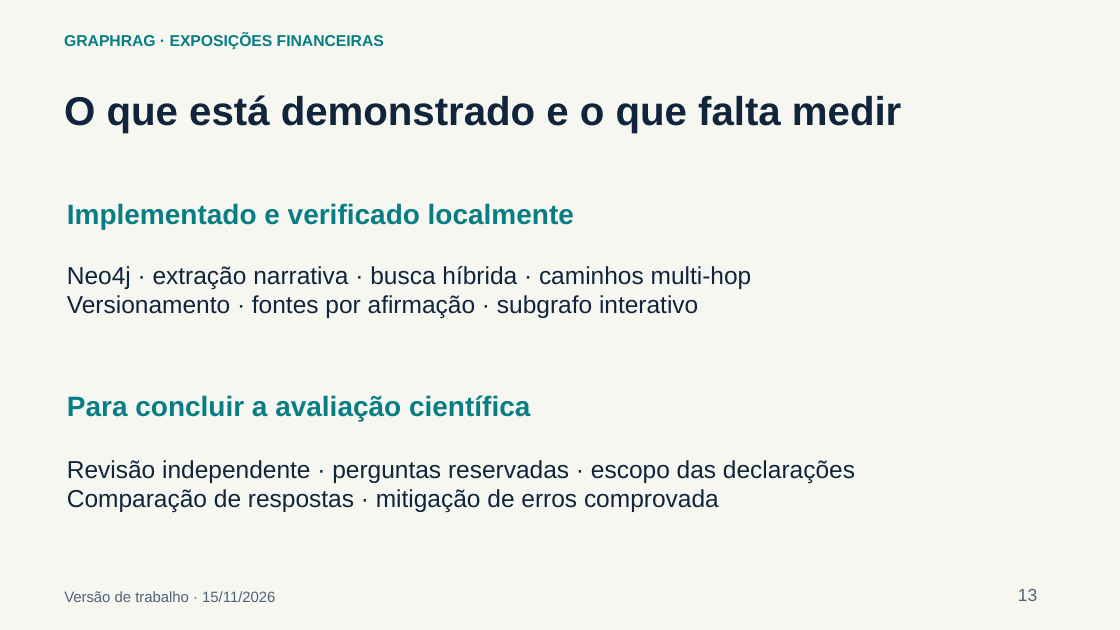
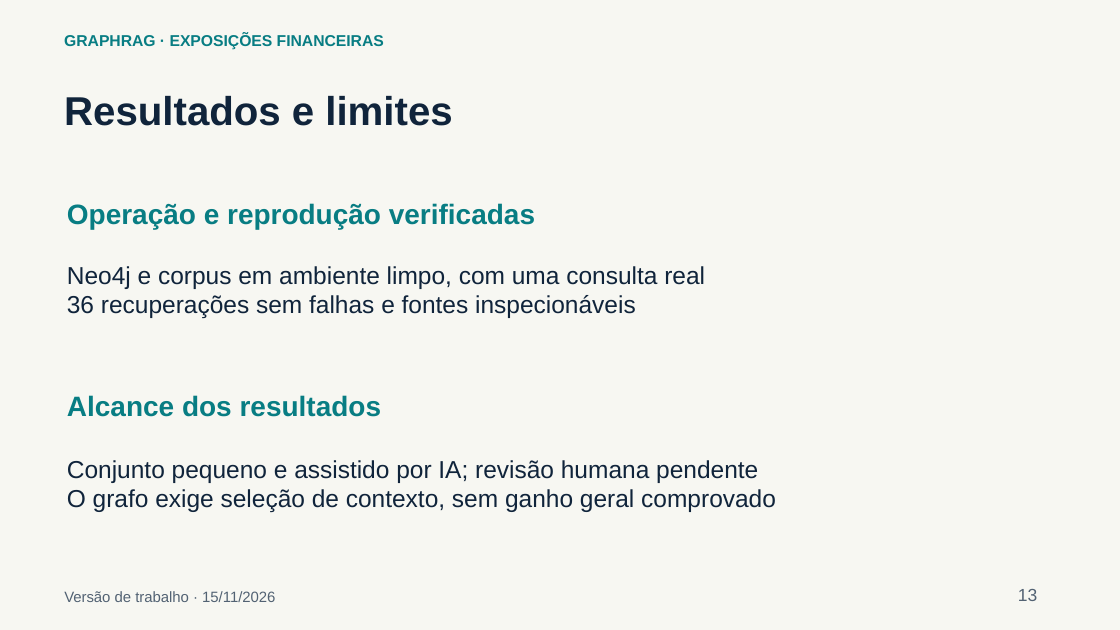
Before and after one commit to victort01/graphrag-riscos-financeiros, a slide deck: slide 13 of docs/apresentacao/apresentacao-revisao.pptx. Drawn at 1120x630 pixels with LibreOffice and Linux fonts; fonts in the diff are those of the drawing. Boxes give left, top, right and bottom in pixels: in the first picture for what was removed or moved away, otherwise in the second. Text is boxed around its words. In the diff, an @@ line names an element or a change of style, - is before the commit and + after.

```diff
--- a/docs/apresentacao/apresentacao-revisao.pptx
+++ b/docs/apresentacao/apresentacao-revisao.pptx
@@ text at (64, 96, 452, 126): text changed @@
-O que está demonstrado e o que falta medir
+Resultados e limites
@@ text at (67, 203, 535, 229): text changed @@
-Implementado e verificado localmente
+Operação e reprodução verificadas
@@ text at (67, 266, 705, 318): text changed @@
-Neo4j · extração narrativa · busca híbrida · caminhos multi-hop
-Versionamento · fontes por afirmação · subgrafo interativo
+Neo4j e corpus em ambiente limpo, com uma consulta real
+36 recuperações sem falhas e fontes inspecionáveis
@@ text at (67, 395, 382, 417): text changed @@
-Para concluir a avaliação científica
+Alcance dos resultados
@@ text at (67, 460, 776, 512): text changed @@
-Revisão independente · perguntas reservadas · escopo das declarações
-Comparação de respostas · mitigação de erros comprovada
+Conjunto pequeno e assistido por IA; revisão humana pendente
+O grafo exige seleção de contexto, sem ganho geral comprovado
```
Also in this commit, not shown: 2 other slides changed, 5 other files.
